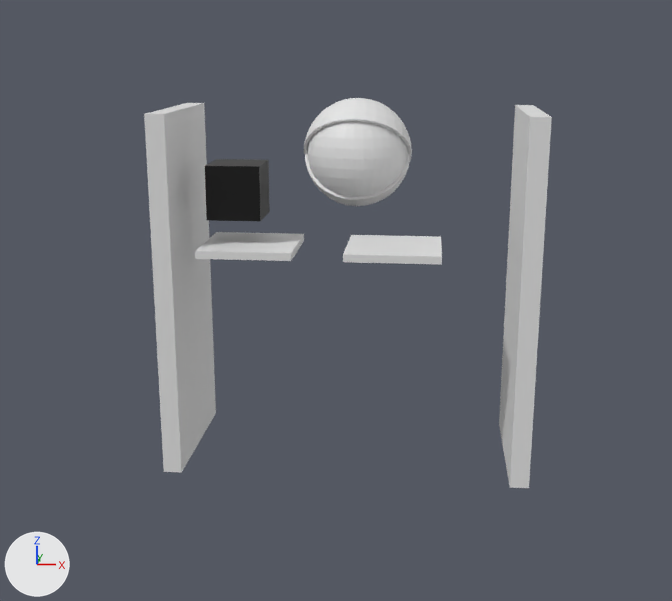
The Blender file scenes/hexapod.blend as it was, and as the next commit left it.
Rendered twice from a 50 mm lens placed at (11.6, -137.8, 36.4), pointed at (-5.7, 34.3, -11.9). The axes (+X, +Y, +Z) are drawn at lower left. The lights are the same throughout.

In view in the first picture: 'Cube', 'Eyeball', 'Eyelid_d', 'Eyelid_u', 'Floor_1', 'Moving_Floor_1', 'Wall_left', 'Wall_right'.
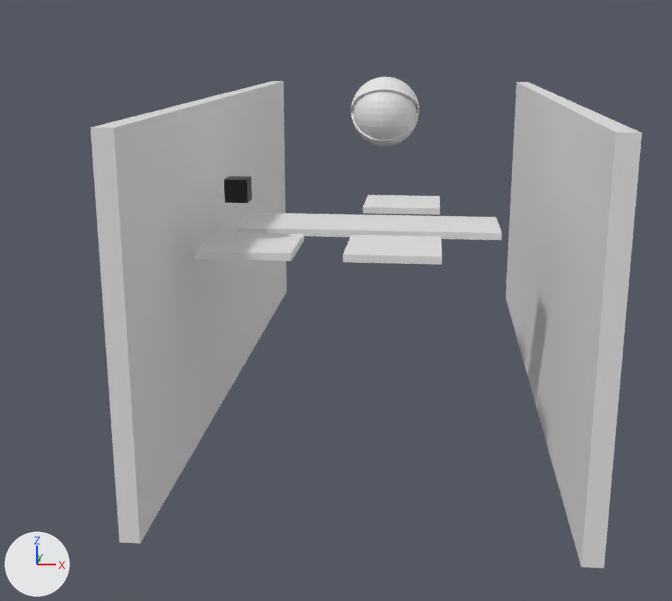
ob_monster is not drawn itself; it is the parent of ob_eyeball, ob_eyelid_d, ob_eyelid_u.

The change, as a list of edits to the scene's bpy script:
```text
Change me_cube:
    where me_cube.from_pydata(...)  # 8 vertices, 6 faces; spans x -3.95..3.95, y -3.95..3.95, z -3.95..3.95
    used by ob_cube; location = (-16.4, -3.0, 15.2)
    me_cube part 1: the whole mesh is scaled about its middle by 0.429
Change me_cube_001:
    where me_cube_001.from_pydata(...)  # 8 vertices, 6 faces; spans x -1.4..1.4, y -11.7..11.7, z -26.7..26.7
    used by ob_wall_right; location = (25.9, 0.0, 0.0)
    me_cube_001 part 3: the whole mesh is scaled about its middle by (1, 5.42, 1)
Change me_cube_002:
    where me_cube_002.from_pydata(...)  # 8 vertices, 6 faces; spans x -1.4..1.4, y -11.7..11.7, z -26.7..26.7
    used by ob_wall_left; location = (-26.0, 0.0, 0.0)
    me_cube_002 part 2: the whole mesh is scaled about its middle by (1, 5.42, 1)
Add me_cube_007:
    me_cube_007.from_pydata(...)  # a box spanning x -20.7..20.7, y -6.8..6.8, z -0.6..0.6
Change ob_wall_right:
    ob_wall_right.location: (25.9, 0.0, 0.0) -> (33.0, 30.8, 0.0)
Change ob_wall_left:
    ob_wall_left.location: (-26.0, 0.0, 0.0) -> (-26.0, 30.8, 0.0)
Change ob_monster:
    ob_monster.location: (0.0, 12.34, 18.92) -> (0.0, 101.1, 18.92)
Add ob_moving_floor_1_001:
    ob_moving_floor_1_001 = bpy.data.objects.new('Moving_Floor_1.001', me_cube_004.copy())  # the mesh of ob_moving_floor_1
    ob_moving_floor_1_001.location = (6.7, 33.5, 7.1)
Add ob_floor_1_001:
    ob_floor_1_001 = bpy.data.objects.new('Floor_1.001', me_cube_007)
    ob_floor_1_001.location = (2.2, 12.4, 7.1)
```

Pixel boxes [x1, y1, x2, y2] of what changed, in the pictures (672 x 601 px):
'Wall_left', mesh rescaled, moved (170% wider, 25% taller)
    before: [144, 103, 216, 473]
    after: [91, 81, 287, 544]
'Wall_right', mesh rescaled, moved (154% wider, 27% taller)
    before: [499, 105, 552, 488]
    after: [506, 82, 642, 568]
'Eyeball', moved
    before: [308, 121, 408, 197]
    after: [353, 91, 417, 139]
'Floor_1.001', added
    after: [237, 213, 502, 240]
'Cube', mesh rescaled (56% narrower, 56% shorter)
    before: [205, 159, 270, 221]
    after: [224, 176, 252, 203]
'Eyelid_u', moved
    before: [304, 98, 412, 163]
    after: [351, 77, 420, 117]
'Eyelid_d', moved
    before: [305, 147, 411, 206]
    after: [351, 108, 419, 146]
'Moving_Floor_1.001', added
    after: [363, 195, 440, 215]
